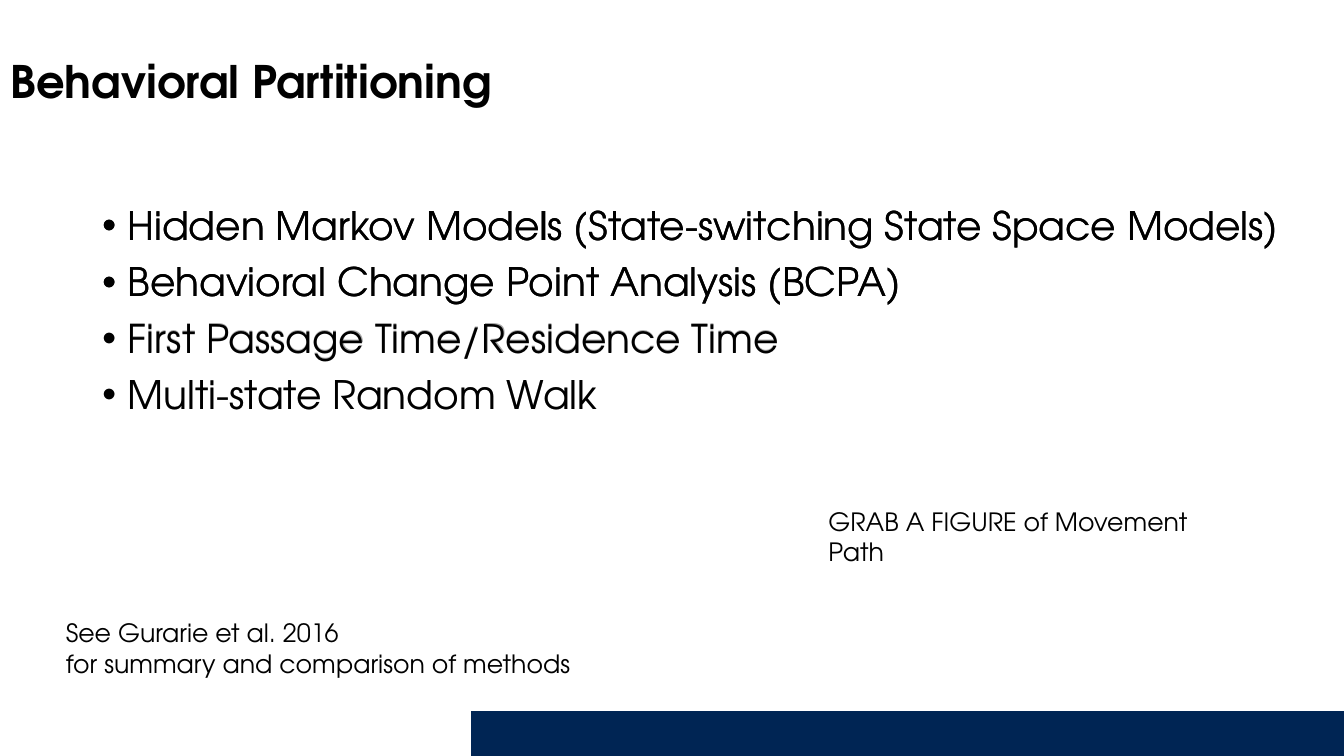
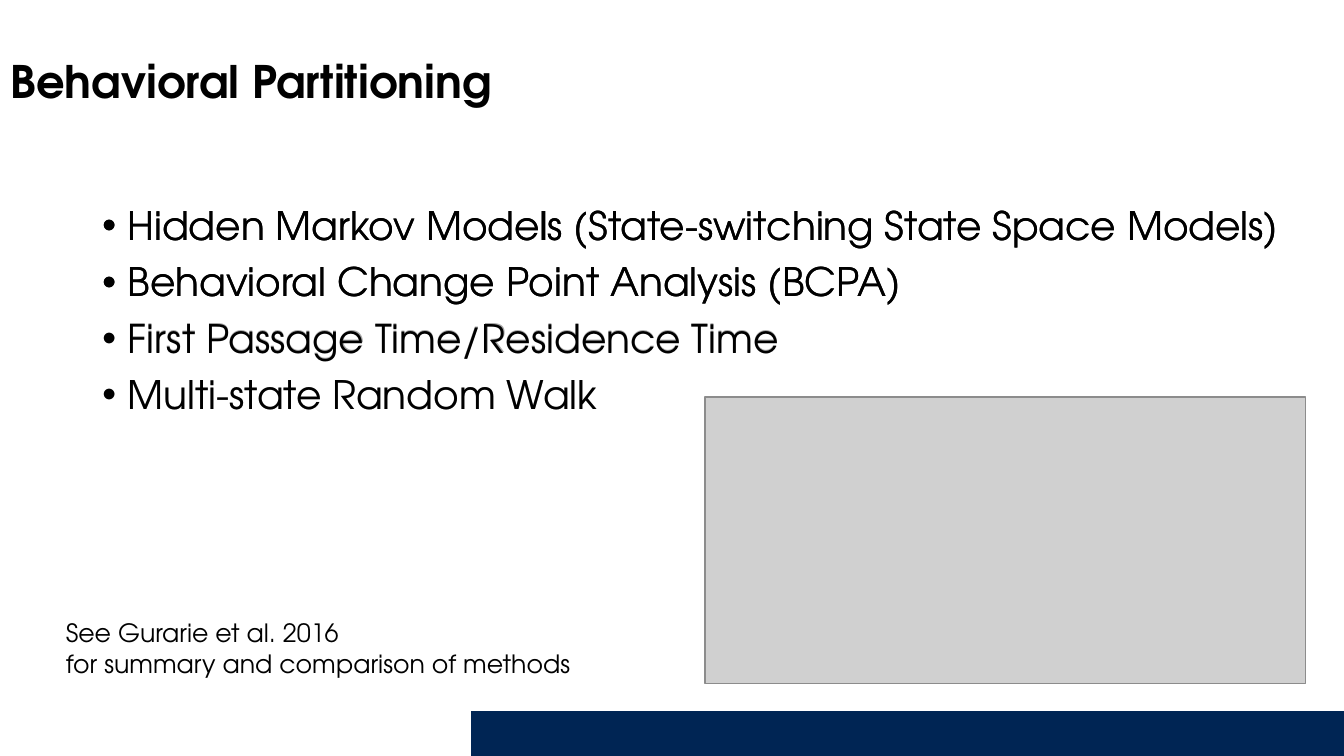
Before and after one commit to Smithsonian/Introduction_HMM, a slide deck: slide 2 of Presentation/IntroAnimalMovements_HMMs.pptx. Drawn at 1344x756 pixels with LibreOffice and Linux fonts; fonts in the diff are those of the drawing; grey boxes stand for pictures; background and template pictures are left out. Boxes give left, top, right and bottom in pixels: in the first picture for what was removed or moved away, otherwise in the second. Text is boxed around its words. In the diff, an @@ line names an element or a change of style, - is before the commit and + after.

```diff
--- a/Presentation/IntroAnimalMovements_HMMs.pptx
+++ b/Presentation/IntroAnimalMovements_HMMs.pptx
@@ picture added at box(705, 397, 1305, 685) @@
@@ text removed at box(828, 512, 1188, 562) @@
-GRAB A FIGURE of Movement Path
```
Also in this commit, not shown: 9 other slides changed, 2 slides added, 2 slides removed.
